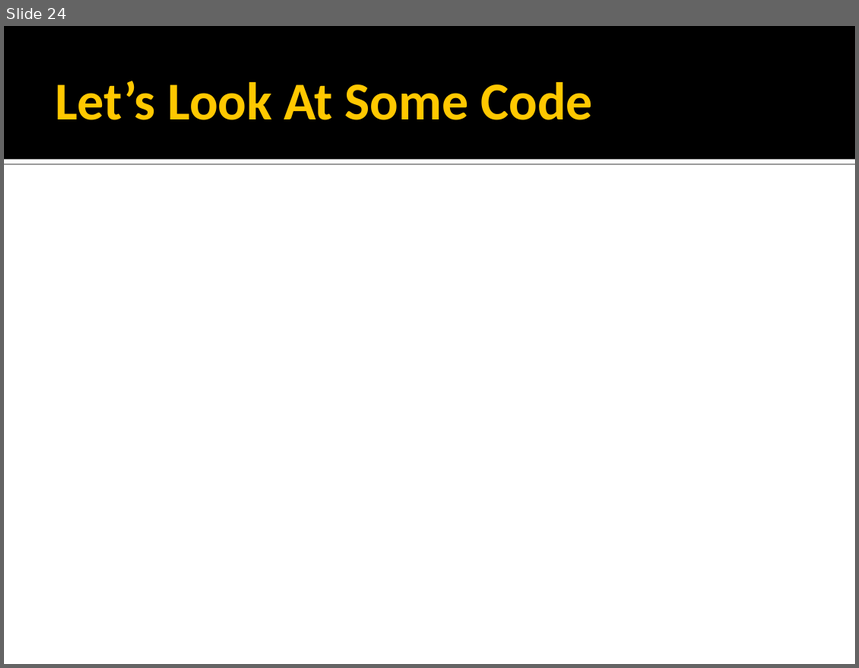
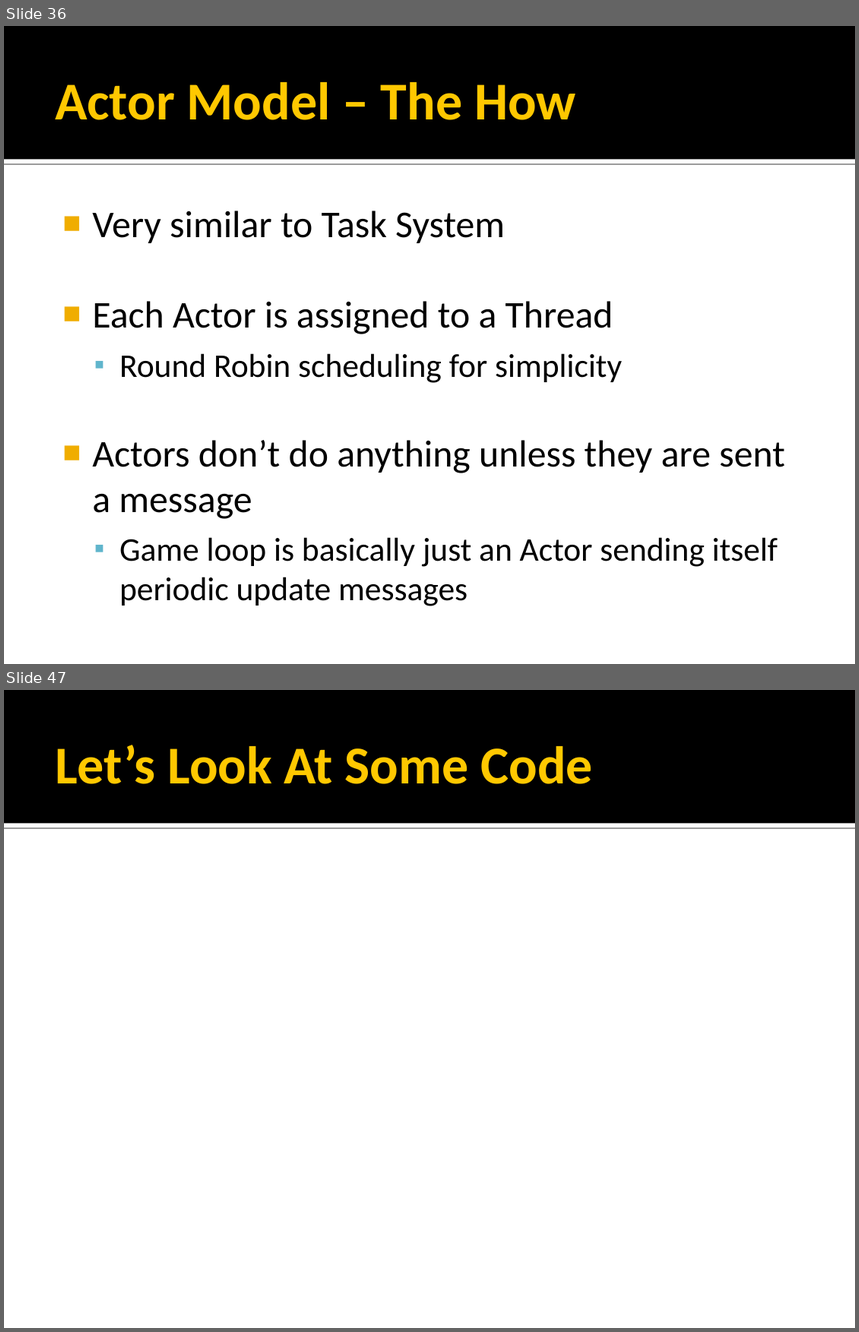
Before and after one commit to rmeisler/example_code, a slide deck: Concurrency Strategies.ppt. Shown one above the other, each under a label of ours: slide 24 before the commit, slides 36 and 47 after it; the slides between them are not shown. The pictures are 859x668 and 859x1332 pixels, drawn with LibreOffice and Linux fonts; fonts in the diff are those of the drawing. Boxes give left, top, right and bottom in pixels: in the first picture for what was removed or moved away, otherwise in the second. Text is boxed around its words. In the diff, an @@ line names an element or a change of style, - is before the commit and + after.

Commit message:
Massive refactor - Fixed subtle memory problems in Actor, redesigned ActorFactory to do delayed creation,   using local copy technique instead of cache alignment to prevent potential false sharing on   Actor - Changed normal CRIT_SECT on ActorFactory to SRWLOCK for better perf - Rewrote presentation from ground up, almost done - Next commit will be from other comp where I have triple-buffering changes for Render Thread implementation

```diff
--- a/Concurrency Strategies.ppt
+++ b/Concurrency Strategies.ppt
@@ slide 36 added at (4,26,855,664), background #FFFFFF; not listed: 2 template elements that a slide beside it also shows @@
@@ title added at (55,82,576,120), 45 pt, text #FFC800, bold @@
+Actor Model – The How
@@ text added at (92,211,785,607), 28 pt, text #000000 @@
+■ Very similar to Task System
+■ Each Actor is assigned to a Thread
+  ▪ Round Robin scheduling for simplicity
+■ Actors don’t do anything unless they are sent a message
+  ▪ Game loop is basically just an Actor sending itself periodic update messages
@@ what was slide 24 is now slide 47 @@
```
Also in this commit, not shown: 3 slides changed, 41 other slides added, 19 slides removed, 17 other files.
